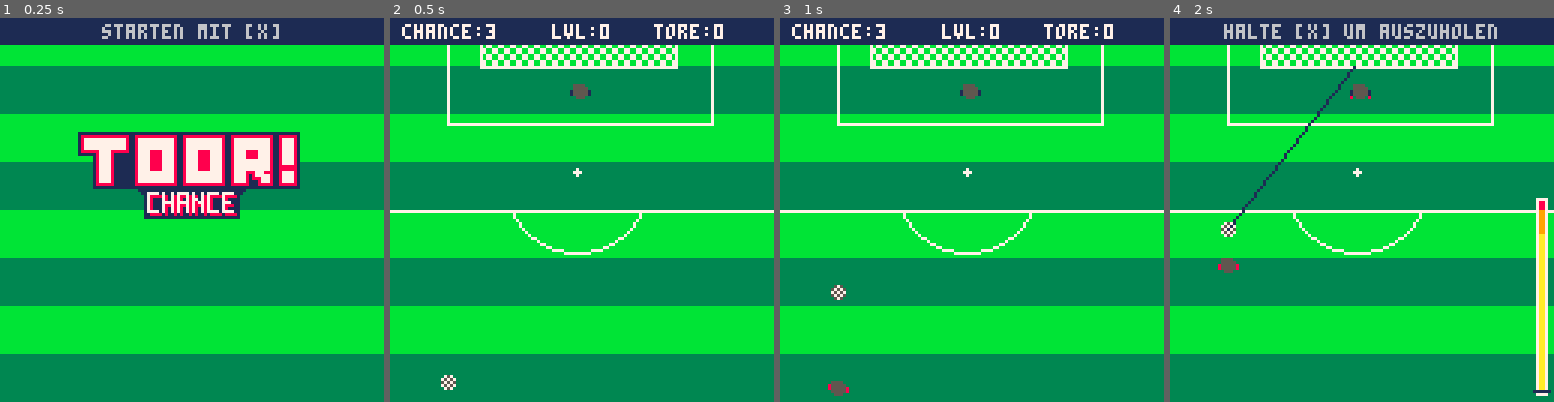
Above: before the commit, frames 1-4 (left to right).
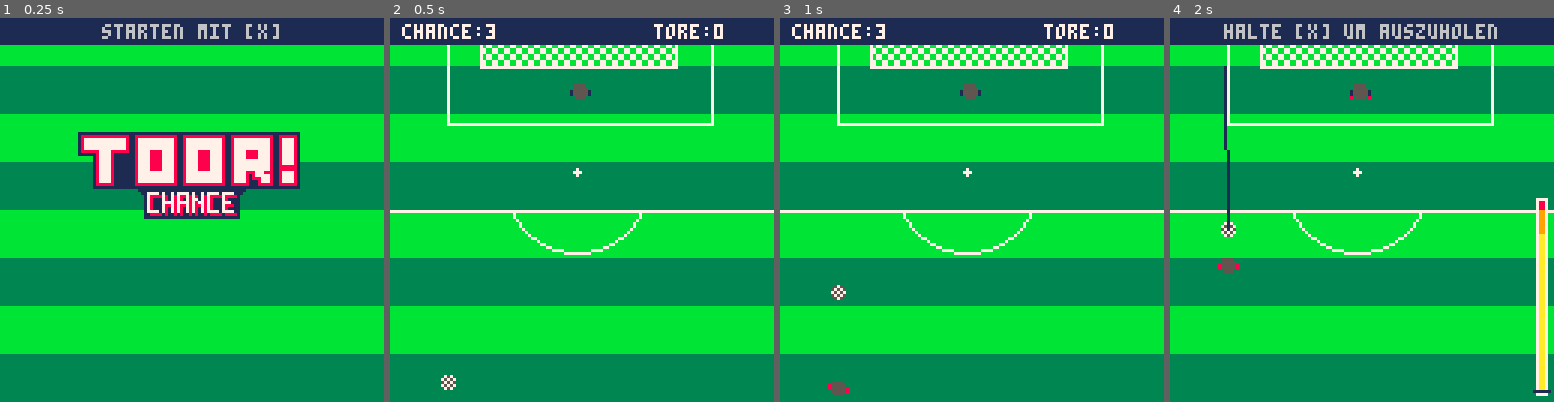
Above: after the commit, the same moments.

Repository: zothynine/torchance
Game: PICO-8 cartridge torchance.p8
Two runs of this game, one before a commit and one after it. Both use one fixed random seed, a clock stepped at 60 frames per second and the inputs below.
Inputs:
- Up to frame 1 (0.25 s): no input
- Up to frame 2 (0.5 s): tap X (X key) at 0.33 s
- Up to frame 3 (1 s): tap O (Z key) at 0.7 s
- Up to frame 4 (2 s): tap X (X key) at 1.07, 1.85 s; tap O (Z key) at 1.7 s

Frame 1 is identical in both runs. In frame 2, 0.2% of the frame differs, in the area x 42-58%, y 1-6%; in frame 3, 0.2%; in frame 4, 0.7%, in the area x 14-49%, y 12-55%.

Commit message:
Reset goalie level

Diff:
--- a/torchance.p8
+++ b/torchance.p8
@@ -108,7 +108,7 @@
 function draw_score()
 	rectfill(0,0,127,8,1)
 	print("chance:"..trys,4,2,7)
-	print("lvl:"..goalielvl,54,2,7)
+--	print("goalielvl:"..goalielvl,40,2,7)
 	print("tore:"..goals,88,2,7)
 end
 
@@ -191,6 +191,7 @@
 
 	if ball.y > ball.ty then
 		ball.y-=1
+		aiming.x = ball.x
 		player.y = ball.y+player.runin
 		animate_player_sprite()
 	elseif player.runin > 10 then
@@ -541,6 +542,9 @@
 
 function reset_game(_mode)
 	mode = _mode
+	if _mode == "gameover" then
+		goalielvl = 0
+	end
  _init()
 end
 
